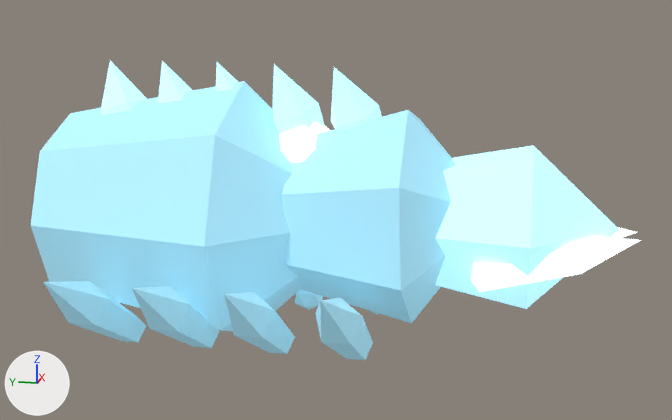
One commit to the Blender file assets/models/source/deep-fracture-creature-Burrower-frost.blend: the scene before it, then after it.
The view is the same before and after, from a 50 mm camera at (-3.69, -1.11, 1.61) aimed at (0.0, -0.37, 0.69). Lighting does not change. The marker at lower left points along +X, +Y and +Z. The picture after the commit comes second.

The first picture shows 'armor-core', 'armored-abdomen', 'armored-thorax', 'back-plate0', 'back-plate1', 'back-plate2', 'back-plate3', 'back-plate4', 'dig-leg-l0', 'dig-leg-l1', 'dig-leg-l2', 'dig-leg-l3', 'dig-leg-r2', 'drill-head', 'drill-left', 'drill-right'.
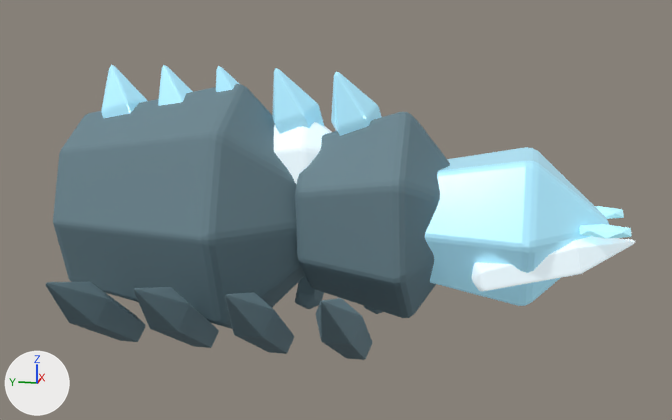
What changed in the scene script:
```text
Change mat_export_source:
    mat_export_source.emission_strength: 1.0 -> 0.28
Change mat_export_source_001:
    mat_export_source_001.base_color: (0.42, 0.82, 1.0) -> (0.152, 0.244, 0.285)  # cyan #adeaff -> greyish cyan #6d8791
    remove mat_export_source_001.emission_color = (0.105, 0.205, 0.25)  # cyan #5b7d89
    remove mat_export_source_001.emission_strength = 1.0
Change mat_export_source_002:
    mat_export_source_002.emission_strength: 1.0 -> 0.28
Add mat_inset_elemental_eyes:
    mat_inset_elemental_eyes = principled_material('inset-elemental-eyes')
    mat_inset_elemental_eyes.base_color = (0.5, 0.85, 0.9)  # cyan #bcedf3
    mat_inset_elemental_eyes.emission_color = (0.25, 0.65, 0.8)  # cyan #89d3e7
    mat_inset_elemental_eyes.emission_strength = 0.45
Change me_armored_abdomen:
    used by ob_armored_abdomen; location = (0.0, 0.142, 0.66)
    remove me_armored_abdomen.from_pydata(...)  # 18 vertices, 32 faces; spans x -0.55..0.55, y -0.708..0.708, z -0.55..0.55
    add me_armored_abdomen.from_pydata(...)  # 18 vertices, 32 faces; spans x -0.473..0.473, y -0.644..0.644, z -0.55..0.55
    me_armored_abdomen part 1: the whole mesh is scaled about its middle by (0.86, 0.91, 1)
Change me_armored_thorax:
    used by ob_armored_thorax; location = (0.022, -0.615, 0.685)
    remove me_armored_thorax.from_pydata(...)  # 16 vertices, 28 faces; spans x -0.428..0.428, y -0.425..0.425, z -0.438..0.438
    add me_armored_thorax.from_pydata(...)  # 16 vertices, 28 faces; spans x -0.368..0.368, y -0.386..0.386, z -0.438..0.438
    me_armored_thorax part 2: the whole mesh is scaled about its middle by (0.86, 0.91, 1)
Add me_icosphere_001:
    me_icosphere_001.from_pydata(...)  # an icosphere of 20 faces spanning x -0.064..0.064, y -0.094..0.094, z -0.027..0.027
    me_icosphere_001.materials.append(mat_inset_elemental_eyes)  # cyan #bcedf3, glowing cyan #89d3e7
Change ob_armored_abdomen:
    add _m = ob_armored_abdomen.modifiers.new('Crafted edge chamfer', 'BEVEL')
    add _m.width = 0.025
    add _m.width_pct = 0.025
    add _m.segments = 2
    add _m.angle_limit = 0.454
Change ob_back_plate1:
    add _m = ob_back_plate1.modifiers.new('Crafted edge chamfer', 'BEVEL')
    add _m.width = 0.00917
    add _m.width_pct = 0.00917
    add _m.segments = 2
    add _m.angle_limit = 0.454
Change ob_back_plate2:
    add _m = ob_back_plate2.modifiers.new('Crafted edge chamfer', 'BEVEL')
    add _m.width = 0.00895
    add _m.width_pct = 0.00895
    add _m.segments = 2
    add _m.angle_limit = 0.454
Change ob_back_plate3:
    add _m = ob_back_plate3.modifiers.new('Crafted edge chamfer', 'BEVEL')
    add _m.width = 0.00891
    add _m.width_pct = 0.00891
    add _m.segments = 2
    add _m.angle_limit = 0.454
Change ob_back_plate4:
    add _m = ob_back_plate4.modifiers.new('Crafted edge chamfer', 'BEVEL')
    add _m.width = 0.0101
    add _m.width_pct = 0.0101
    add _m.segments = 2
    add _m.angle_limit = 0.454
Change ob_drill_left:
    add _m = ob_drill_left.modifiers.new('Crafted edge chamfer', 'BEVEL')
    add _m.width = 0.00981
    add _m.width_pct = 0.00981
    add _m.segments = 2
    add _m.angle_limit = 0.454
Change ob_drill_right:
    add _m = ob_drill_right.modifiers.new('Crafted edge chamfer', 'BEVEL')
    add _m.width = 0.00986
    add _m.width_pct = 0.00986
    add _m.segments = 2
    add _m.angle_limit = 0.454
Add ob_inset_eye_1:
    ob_inset_eye_1 = bpy.data.objects.new('inset-eye-1', me_icosphere_001)
    ob_inset_eye_1.location = (0.15, -1.442, 0.689)
Add ob_inset_eye__1:
    ob_inset_eye__1 = bpy.data.objects.new('inset-eye--1', me_icosphere_001.copy())
    ob_inset_eye__1.location = (-0.15, -1.442, 0.689)
```

Boxes (x1, y1, x2, y2) around the edits, measured in the pictures (672 x 420 px):
'armored-abdomen', recoloured, surface changed, mesh rescaled, modifiers changed (6% narrower)
    before: (31, 81, 300, 332)
    after: (53, 84, 305, 329)
'armored-thorax', recoloured, surface changed, mesh rescaled (10% narrower)
    before: (282, 110, 455, 323)
    after: (295, 112, 450, 318)
'drill-head', surface changed
    both: (435, 147, 610, 306)
'drill-left', surface changed, modifiers changed
    before: (471, 236, 641, 292)
    after: (472, 236, 636, 291)
'dig-leg-l0', recoloured, surface changed (cyan to greyish cyan)
    both: (46, 282, 146, 342)
'dig-leg-l1', recoloured, surface changed (cyan to greyish cyan)
    both: (133, 287, 219, 348)
'dig-leg-l2', recoloured, surface changed (cyan to greyish cyan)
    both: (225, 292, 294, 354)
'dig-leg-l3', recoloured, surface changed (cyan to greyish cyan)
    both: (316, 298, 372, 360)
'back-plate3', surface changed, modifiers changed
    before: (273, 64, 325, 134)
    after: (272, 68, 324, 134)
'back-plate4', surface changed, modifiers changed
    before: (331, 67, 382, 132)
    after: (331, 72, 381, 136)
'armor-core', surface changed
    both: (280, 122, 330, 163)
'back-plate0', surface changed
    both: (101, 65, 146, 115)
'back-plate1', surface changed, modifiers changed
    before: (158, 61, 193, 103)
    after: (158, 65, 193, 106)
'inset-eye--1', added (cyan)
    after: (580, 224, 631, 239)
'dig-leg-r2', recoloured, surface changed (cyan to greyish cyan)
    both: (295, 289, 323, 309)
'back-plate2', surface changed, modifiers changed
    before: (216, 62, 238, 92)
    after: (216, 66, 239, 92)
'inset-eye-1', added
    after: (595, 206, 624, 219)
'drill-right', surface changed, modifiers changed (not visible afterwards)
    before: (612, 227, 637, 238)
'dig-leg-r3', recoloured, surface changed
    both: (364, 306, 382, 315)
